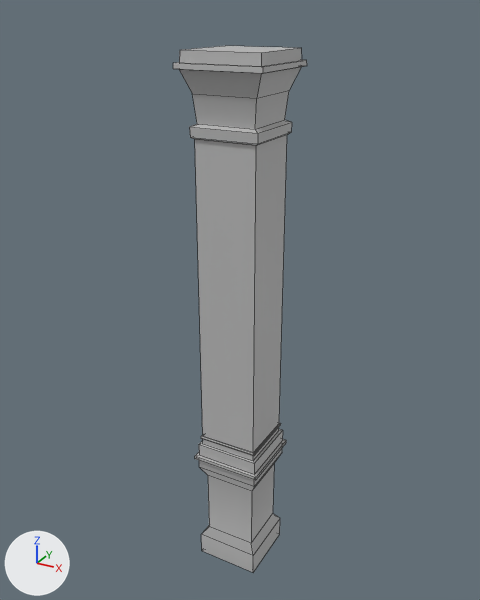
What one commit did to the FBX model Assets/Models/m_room01_pillar01.fbx.
One viewpoint serves both versions: a 50 mm lens placed at (5.86, -10.71, 11.64), pointed at (-0.14, 0.19, 6.19). Lighting does not change. The marker at lower left points along +X, +Y and +Z. Mesh edges are drawn as thin lines. Where no turn or scale is listed for an object, it has been applied to the vertices.
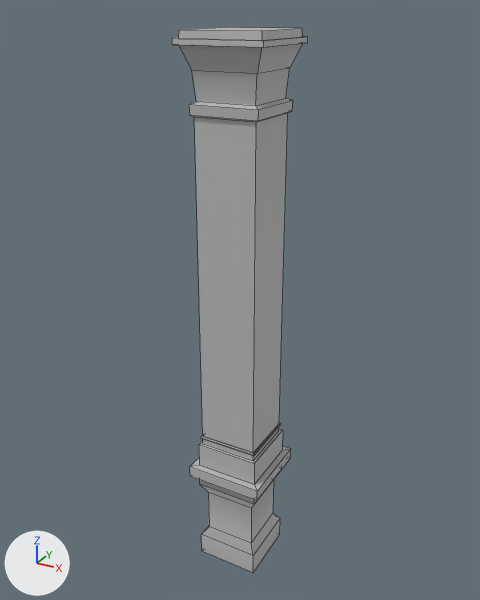
The change in detail:
me_mesh has 104 vertices, 102 faces and spans x -0.86..0.86, y -0.86..0.86, z -1.0..10.0.
me_mesh is used by ob_pcube4; location (0.0, 0.0, 1.0).
Before the commit, vertices of me_mesh: 16 (0.68, -0.68, 1.4) at pixel (254, 486), 17 (0.68, 0.68, 1.4) at pixel (282, 452), 18 (-0.68, 0.68, 1.4), 19 (-0.68, -0.68, 1.4) at pixel (199, 467), 24 (0.55, 0.55, 1.14) at pixel (274, 463).
Before the commit, vertices of me_mesh: 25 (0.55, -0.55, 1.14) at pixel (251, 491), 26 (-0.55, -0.55, 1.14) at pixel (207, 475), 27 (-0.55, 0.55, 1.14), 32 (0.68, 0.68, 1.64), 33 (0.68, -0.68, 1.64).
Before the commit, vertices of me_mesh: 34 (-0.68, -0.68, 1.64), 35 (-0.68, 0.68, 1.64), 36 (0.68, 0.68, 1.71) at pixel (282, 440), 37 (0.68, -0.68, 1.71) at pixel (254, 474), 38 (-0.68, -0.68, 1.71) at pixel (199, 455).
Before the commit, vertices of me_mesh: 39 (-0.68, 0.68, 1.71).
me_mesh part 1: all 4 vertices in x -0.77..0.77, y -0.77..0.77, z 10.0 are moved by (0.0, 0.0, 0.32).
me_mesh part 2: all 36 vertices in x -0.86..0.86, y -0.86..0.86, z 8.51..9.8 are moved by (0.0, 0.0, 0.38).
Part 3, on me_mesh:
Vertices 16 to 19, 24 to 27 of me_mesh move by (0.0, 0.0, -0.47).
Vertices 32 to 35 of me_mesh move by (0.0, 0.0, -0.43).
Vertices 36 to 39 of me_mesh move by (0.0, 0.0, -0.26).
Vertex 40 of me_mesh moves from (0.75, 0.75, 1.64) at pixel (286, 442) to (0.83, 0.83, 1.21) at pixel (290, 457).
Vertex 41 of me_mesh moves from (0.75, -0.75, 1.64) at pixel (255, 480) to (0.83, -0.83, 1.21) at pixel (257, 500).
Vertex 42 of me_mesh moves from (0.75, 0.75, 1.71) at pixel (286, 440) to (0.83, 0.83, 1.45) at pixel (290, 448).
Vertex 43 of me_mesh moves from (0.75, -0.75, 1.71) at pixel (255, 477) to (0.83, -0.83, 1.45) at pixel (257, 491).
Vertex 44 of me_mesh moves from (-0.75, -0.75, 1.64) at pixel (194, 458) to (-0.83, -0.83, 1.21) at pixel (190, 476).
Vertex 45 of me_mesh moves from (-0.75, -0.75, 1.71) at pixel (194, 456) to (-0.83, -0.83, 1.45) at pixel (189, 466).
Vertex 46 of me_mesh moves from (-0.75, 0.75, 1.64) to (-0.83, 0.83, 1.21).
Vertex 47 of me_mesh moves from (-0.75, 0.75, 1.71) to (-0.83, 0.83, 1.45).

Boxes [x1, y1, x2, y2] around the edits, measured in the pictures (480 x 600 px; the box of a moved part takes in the faces that stretch with it):
'pCube4', reshaped
    before: [173, 46, 307, 572]
    after: [172, 27, 308, 572]
part 1 of me_mesh, moved or reshaped
    before: [179, 46, 302, 67]
    after: [178, 27, 302, 41]
part 2 of me_mesh, moved or reshaped
    before: [173, 60, 307, 377]
    after: [172, 37, 308, 377]
part 3 of me_mesh, moved or reshaped
    before: [195, 431, 286, 543]
    after: [190, 431, 291, 543]
